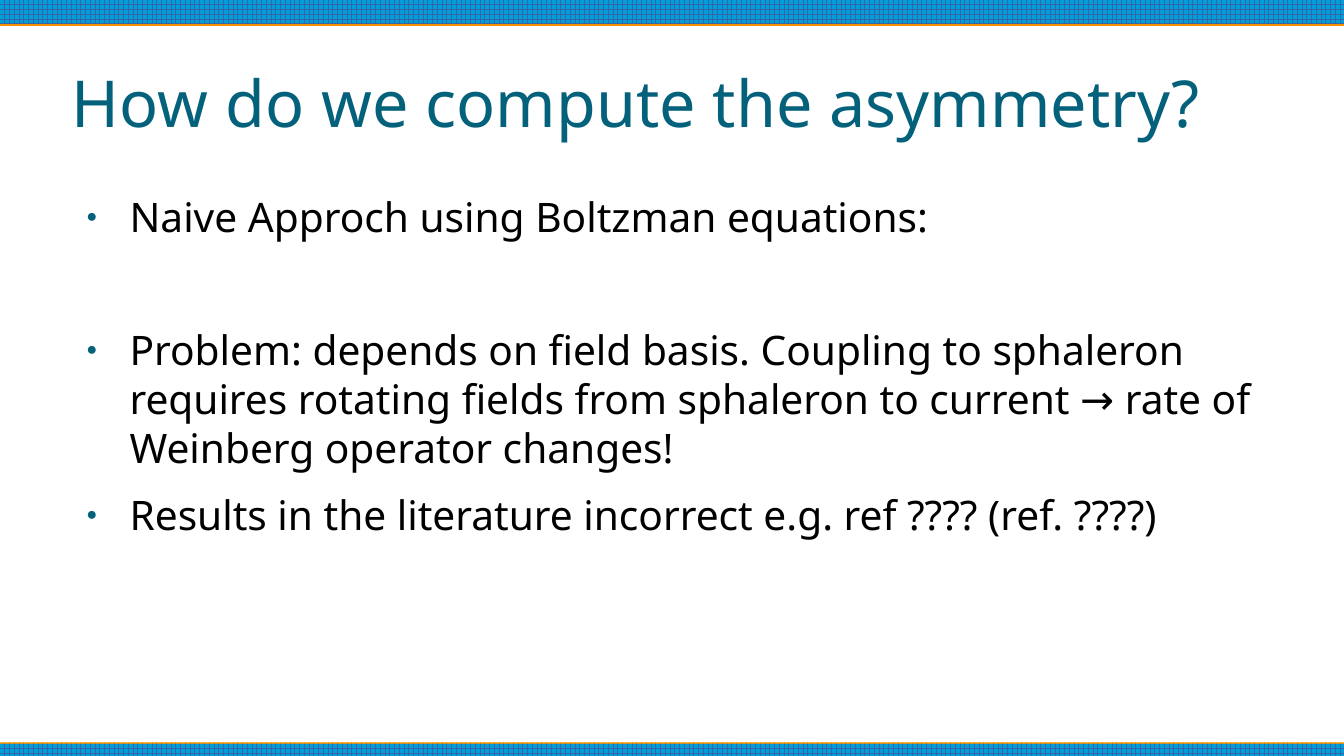
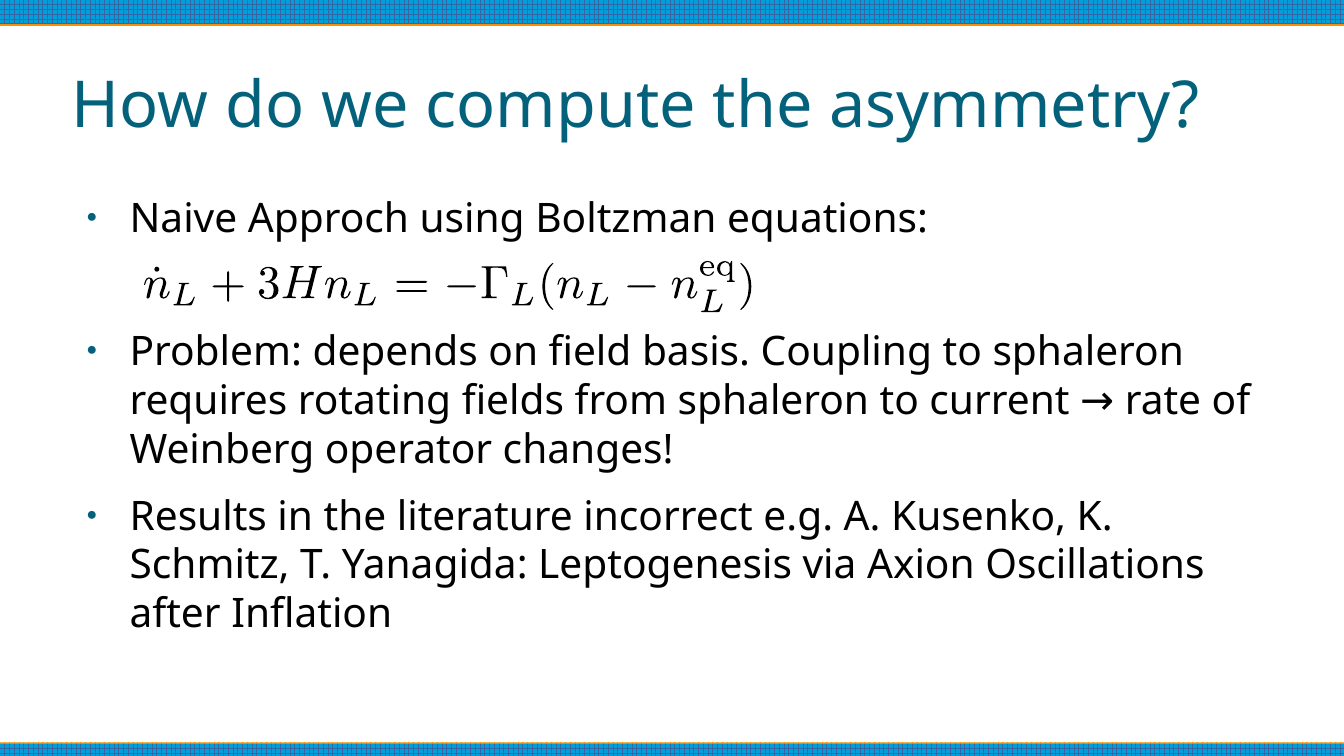
Before and after one commit to anna-jana/masters-project, a slide deck: slide 18 of reports/thesis-talk/presentation.odp (slide 16 before the commit). Drawn at 1344x756 pixels with LibreOffice and Linux fonts; fonts in the diff are those of the drawing. Boxes give left, top, right and bottom in pixels: in the first picture for what was removed or moved away, otherwise in the second. Text is boxed around its words. In the diff, an @@ line names an element or a change of style, - is before the commit and + after.

```diff
--- a/reports/thesis-talk/presentation.odp
+++ b/reports/thesis-talk/presentation.odp
@@ group added at [144, 261, 751, 311]: 22 freeform shapes @@
@@ text at [130, 499, 1204, 628]: text changed @@
-● Results in the literature incorrect e.g. ref ???? (ref. ????)
+● Results in the literature incorrect e.g. A. Kusenko, K. Schmitz, T. Yanagida: Leptogenesis via Axion Oscillations after Inflation
```
Also in this commit, not shown: 12 other slides changed, 2 slides added, 1 slide removed.
